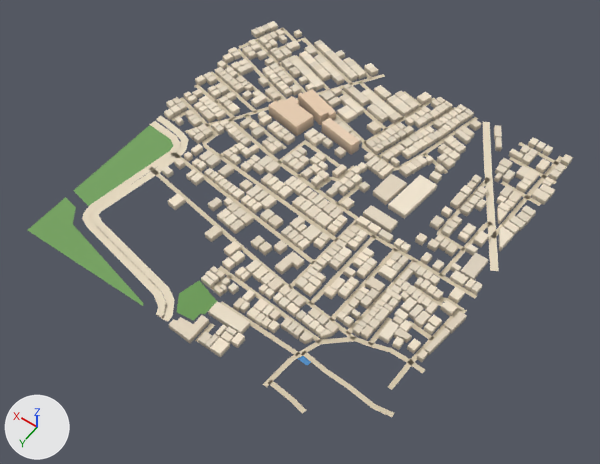
The glTF model public/assets/bengaluru-region-v1/tiles/t-5_20-l1.glb as it was, and as the next commit left it.
Before and after are seen from a 50 mm camera at (-2646.0, 10823.0, 813.0) aimed at (-2266.0, 10290.0, -24.0). Arrows for +X, +Y and +Z are at lower left; the lights stay in place. The older version comes first. Vertices at exactly the same position are counted once.

Objects in the first picture: 'building', 'ground' and 1 more.
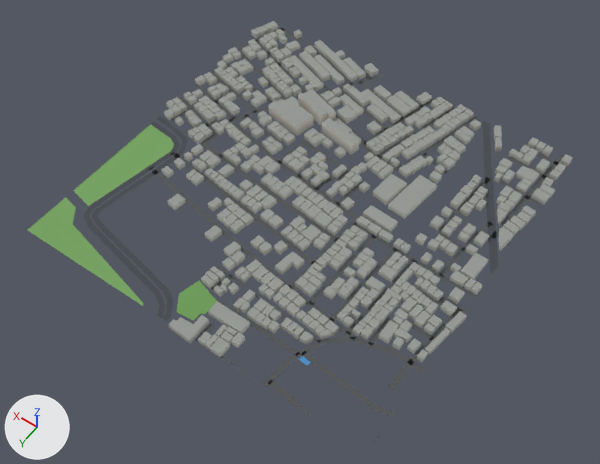
Location of each change, (x1, y1, x2, y2) in pixels of the pictures (600 x 464 px; the box of a moved part takes in the faces that stretch with it):
'ground', reshaped (6% taller)
    before: (28, 27, 567, 417)
    after: (28, 27, 567, 441)
part 1 of me_building, recoloured (darker)
    both: (161, 21, 573, 362)
part 2 of me_ground, rebuilt
    before: (218, 266, 321, 343)
    after: (219, 266, 320, 343)
part 3 of me_ground, moved or reshaped
    before: (82, 27, 499, 414)
    after: (83, 27, 498, 441)
part 4 of me_ground, moved or reshaped
    before: (544, 156, 567, 184)
    after: (545, 156, 567, 184)
part 5 of me_ground, recoloured
    both: (151, 36, 559, 417)

Diff of the bpy script that builds the scene:
```diff
--- a/public/assets/bengaluru-region-v1/tiles/t-5_20-l1.glb.py
+++ b/public/assets/bengaluru-region-v1/tiles/t-5_20-l1.glb.py
@@ me_building @@
 # used by ob_building; location = (-2500.0, 10000.0, 0.0)
-me_building.from_pydata(...)  # 4838 vertices, 6348 faces; spans x -6.0..506.0, y -6.0..506.0, z 0.0..18.0
+me_building.from_pydata(...)  # 4838 vertices, 7628 faces; spans x -6.0..506.0, y -6.0..506.0, z 0.0..18.0
+# me_building part 1: 6348 kept faces spanning x -6.0..506.0, y -6.0..506.0, z 0.0..18.0 get new vertex colours
 me_building.materials.append(mat_building)
@@ me_ground @@
 # used by ob_ground; location = (-2500.0, 10000.0, 0.0)
 # verts and faces of me_ground; kept vertices keep their numbers, new ones are numbered from 757
 # before: 691 (18.0, 15.0, 1.0) at pixel (553, 162), 692 (12.0, 15.0, 1.0) at pixel (558, 164), 693 (17.0, 0.0, 1.0) at pixel (559, 155), 694 (11.0, 0.0, 1.0) at pixel (563, 157), 743 (16.0, 43.0, 1.0) at pixel (546, 175)
 # before: 744 (16.0, 49.0, 1.0) at pixel (543, 178), 745 (0.0, 45.0, 1.0) at pixel (556, 181), 746 (0.0, 51.0, 1.0) at pixel (554, 184), 753 (11.0, 12.0, 1.0) at pixel (559, 162), 754 (11.0, 18.0, 1.0) at pixel (557, 165)
 # before: 755 (0.0, 13.0, 1.0) at pixel (567, 166), 756 (0.0, 19.0, 1.0) at pixel (565, 169)
-me_ground.from_pydata(...)  # 757 vertices, 645 faces; spans x -4.0..503.0, y -3.0..503.0, z 1.0
+me_ground.from_pydata(...)  # 781 vertices, 663 faces; spans x 0.0..500.0, y 0.0..500.0, z 1.0
+# me_ground part 2: the loose piece of 12 vertices spanning x 113.0..271.0, y 403.0..423.0, z 1.0 is rebuilt with 12 vertices and now spans x 113.0..271.0, y 404.0..422.0, z 1.0
+# me_ground part 3
+# 120 vertices are removed from x -4.0..503.0, y -3.0..501.0, z 1.0
+# 136 faces are deleted
+# 25 vertices move from x 79.0..501.0, y -2.0..503.0, z 1.0 to x 93.0..500.0, y 0.0..500.0, z 1.0
+# 118 vertices are added at x 0.0..500.0, y 0.0..500.0, z 1.0
+# 8 new vertices lie (1.0, 7.0, 0.0) away from vertices in x 334.0..487.0, y 254.0..466.0, z 1.0
+# 6 new vertices lie (7.0, -1.0, 0.0) away from vertices in x 432.0..452.0, y 334.0..425.0, z 1.0
+# 6 new vertices lie (2.0, 7.0, 0.0) away from vertices in x 306.0..456.0, y 260.0..473.0, z 1.0
+# 6 new vertices lie (0.0, 6.0, 0.0) away from vertices in x 0.0..500.0, y 76.0..262.0, z 1.0
+# 154 new faces join them
+# me_ground part 4
+delete_faces([(691, 692, 694), (691, 694, 693), (743, 744, 746), (743, 746, 745), (753, 754, 756), (753, 756, 755)])
+faces += [(691, 692, 693), (692, 694, 693), (743, 744, 745), (744, 746, 745), (753, 754, 755), (754, 756, 755)]
+# me_ground part 5: 440 kept faces spanning x 0.0..500.0, y 0.0..500.0, z 1.0 get new vertex colours; the middle colour goes from beige #d7c9ae to dark grey #535556
 me_ground.materials.append(mat_ground)
```
